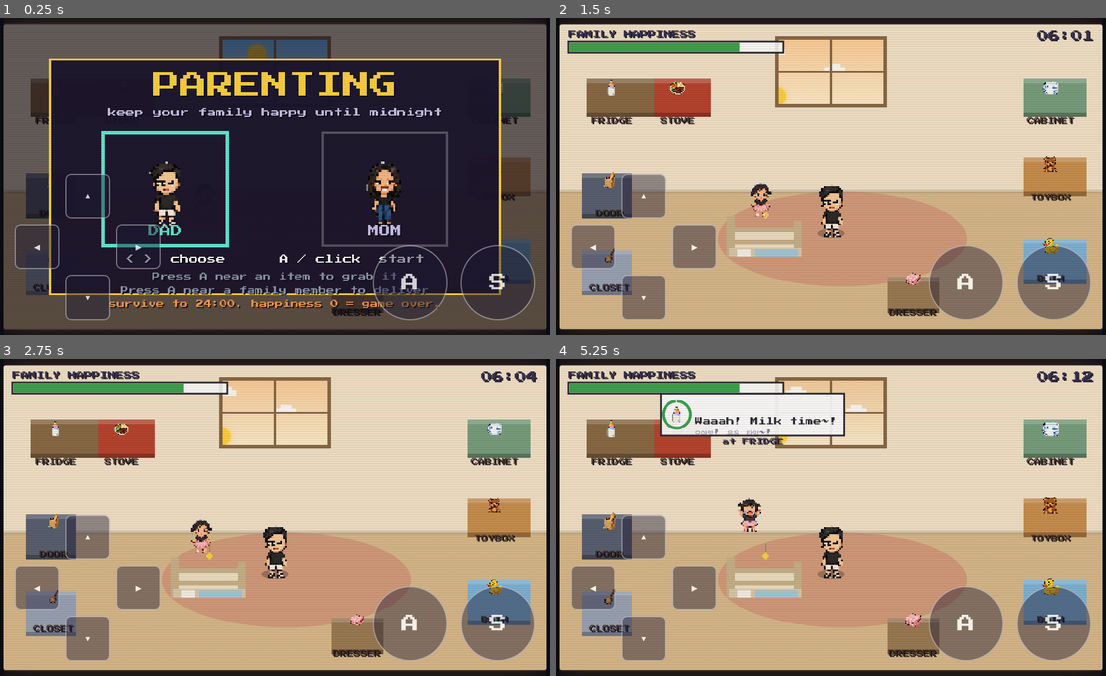
Above: before the commit, frames 1-4 (two rows, left to right).
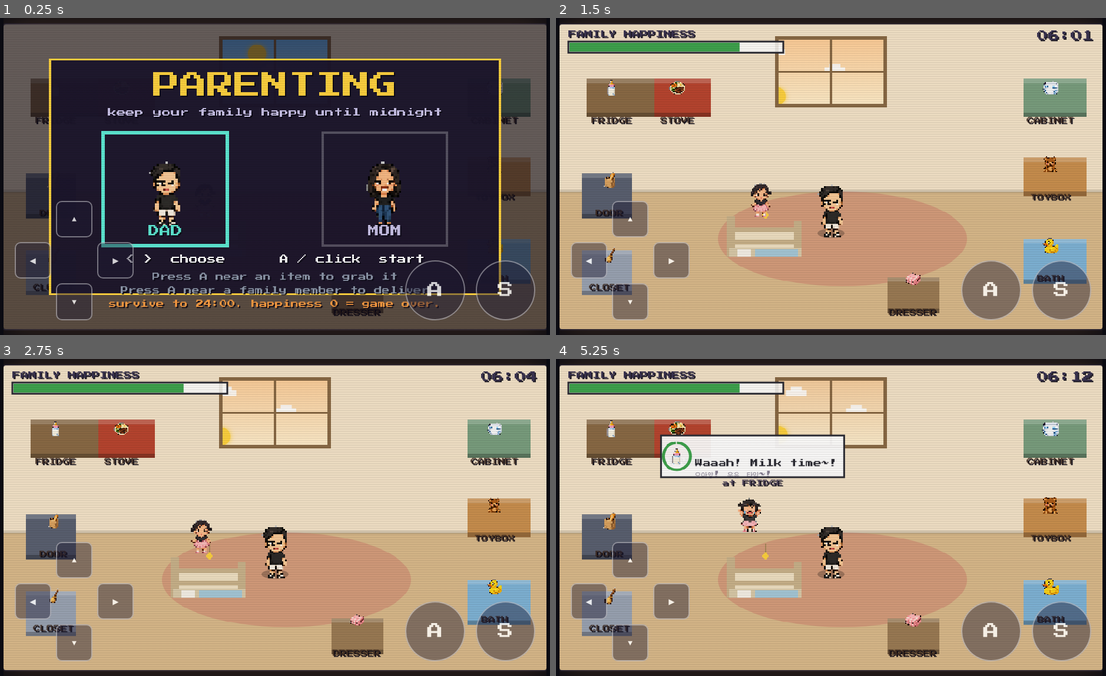
Above: after the commit, the same moments.

Repository: youngjinbak-mistral/parenting-game
Game: browser game, page index.html
Same seed, same stepped clock (60 frames per second), same inputs: the game is played once before the commit and once after it.
Inputs (mouse positions are in pixels of both pictures, inside the frame that each line leads up to):
- Up to frame 1 (0.25 s): no input
- Up to frame 2 (1.5 s): click (831, 176) at 0.27 s; hold S 1.03-1.3 s; click (831, 208) at 1.07 s; tap Space at 1.1 s; hold A from 1.35 s (still down)
- Up to frame 3 (2.75 s): tap Space at 1.6, 2.1, 2.6 s; click (165, 485) at 1.67 s; release A at 1.92 s; hold A 1.97-2.4 s; click (385, 473) at 2.27 s; hold S from 2.45 s (still down)
- Up to frame 4 (5.25 s): release S at 2.78 s; hold S 2.83-3.1 s; click (913, 577) at 2.87 s; tap Space every 0.5 s from 3.1 to 5.1 s; hold A 3.15-3.72 s; click (693, 593) at 3.47 s; hold A 3.77-4.2 s; click (831, 457) at 4.07 s; hold S 4.25-4.58 s; hold S 4.63-4.9 s; click (996, 533) at 4.67 s; hold A from 4.95 s (still down)

The runs differ from the first frame. In frame 1, 3.2% of the frame differs, in the area x 2-98%, y 49-96%; in frame 2, 7.9%; in frame 3, 7.9%; in frame 4, 17%, in the area x 2-98%, y 10-96%.

Commit message:
layout polish: clamp bubble top edge below announce strip; hide touch controls on desktop (force with ?touch=1)

Diff:
--- a/game.js
+++ b/game.js
@@ -695,11 +695,13 @@
     const bw = clamp(tw + 36, 60, W - 16);
     const bh = Math.max(28, 12 + lines.length * 10) + (koLines.length ? 9 : 0);
     const x = clamp(who.x, bw / 2 + 4, W - bw / 2 - 4);
-    let y = clamp(who.y - 38 - bh, 46, H - 8); // 46 = below the HUD/announce strip
+    // clamp the TOP edge below the HUD/announce strip so tall bubbles never cover it (y = bottom edge)
+    let top = clamp(who.y - 38 - bh, 46, Math.max(46, H - 8 - bh));
     for (const p of placed) { // stack above an already-placed bubble instead of overlapping
-      if (Math.abs(x - p.x) < (bw + p.bw) / 2 + 4 && Math.abs(y - p.y) < (bh + p.bh) / 2 + 4) y = p.y - p.bh - 6;
-    }
-    y = clamp(y, 46, H - 8);
+      if (Math.abs(x - p.x) < (bw + p.bw) / 2 + 4 && Math.abs(top + bh - (p.y)) < (bh + p.bh) / 2 + 4) top = p.y - p.bh - 6;
+    }
+    top = clamp(top, 46, Math.max(46, H - 8 - bh));
+    const y = top + bh;
     ctx.restore();
     const g = { x, y, bw, bh, lines, koLines };
     placed.push(g);
@@ -987,6 +989,7 @@
   // debug/test hooks via query string: ?auto=dad|mom&t=<elapsedSeconds>
   if (typeof location !== 'undefined' && location.search) {
     const qs = new URLSearchParams(location.search);
+    if (qs.get('touch')) { const w = document.getElementById('wrap'); if (w) w.classList.add('force'); }
     if (qs.get('auto')) {
       chosen = qs.get('auto') === 'mom' ? 1 : 0;
       reset();
--- a/index.html
+++ b/index.html
@@ -31,12 +31,15 @@
     border: 2px solid rgba(255,255,255,.5); border-radius: 10px; opacity: .8;
   }
   #touch button:active { background: rgba(94,234,212,.6); }
-  #dpad { position: absolute; left: 2%; bottom: 3%; width: 27%; aspect-ratio: 1; display: grid;
+  #dpad { position: absolute; left: 2%; bottom: 3%; width: 22%; aspect-ratio: 1; display: grid;
     grid-template: 1fr 1fr 1fr / 1fr 1fr 1fr; gap: 4%; }
   #dpad .up { grid-area: 1/2; } #dpad .left { grid-area: 2/1; } #dpad .right { grid-area: 2/3; } #dpad .down { grid-area: 3/2; }
-  #abtns { position: absolute; right: 2%; bottom: 3%; display: flex; gap: 8%; width: 30%; }
-  #abtns .abtn { flex: 1; aspect-ratio: 1; font-size: 5vmin; border-radius: 50%; }
-  @media (pointer: fine) and (min-width: 900px) { #touch { opacity: .45; } }
+  #abtns { position: absolute; right: 2%; bottom: 3%; display: flex; gap: 8%; width: 24%; }
+  #abtns .abtn { flex: 1; aspect-ratio: 1; font-size: 4.5vmin; border-radius: 50%; }
+  /* touch controls only on touch devices; desktop plays with keyboard and keeps stations clear */
+  @media (pointer: fine) { #touch { display: none; } }
+  #wrap.force #touch { display: block; } /* force-show for testing via ?touch=1 */
+  @media (pointer: coarse) { #touch { opacity: .75; } }
 </style>
 </head>
 <body>
